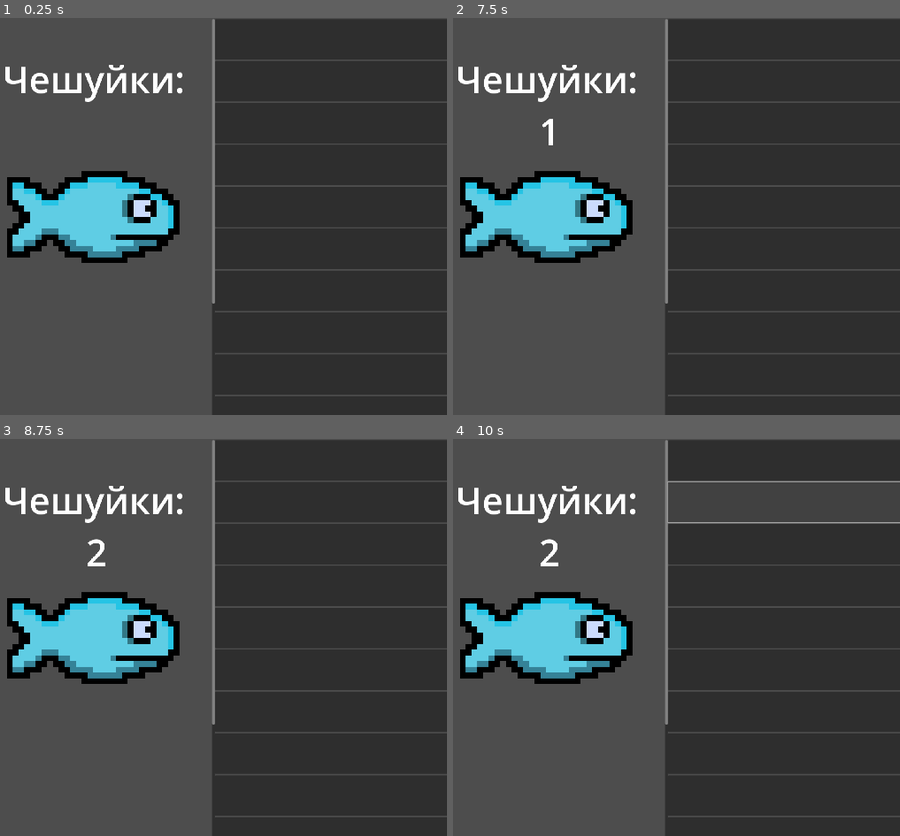
Above: before the commit, frames 1-4 (two rows, left to right).
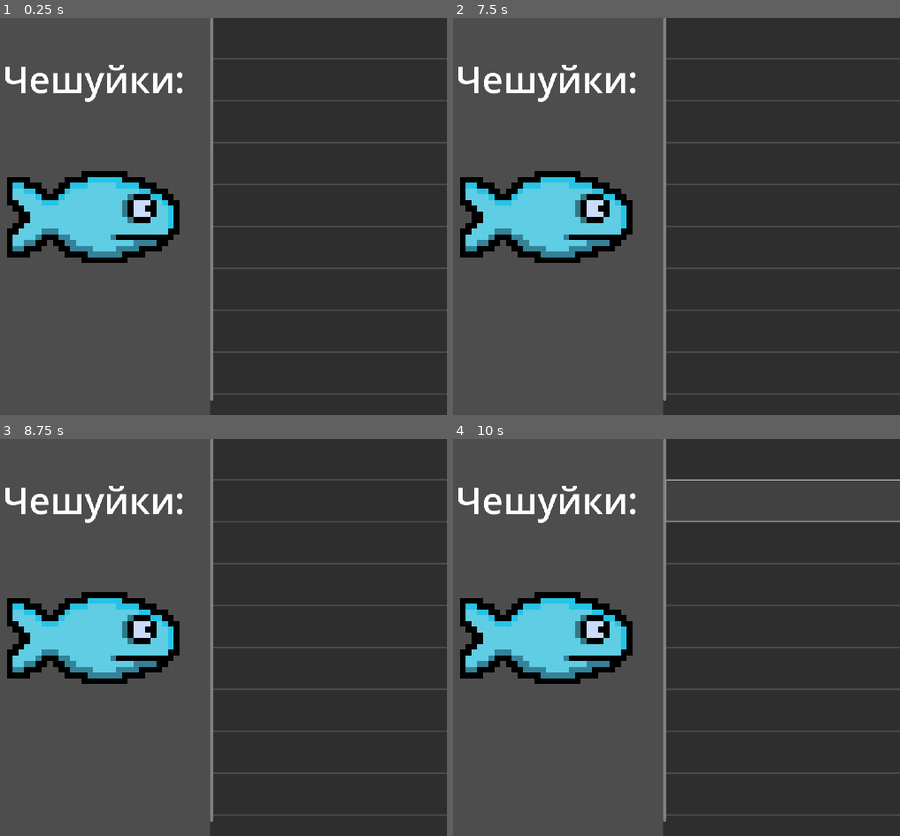
Above: after the commit, the same moments.

Repository: Planeptunia/fish
Game: Godot game, scene res://main_scene.tscn
The game is run twice, just before and just after one commit, with the same random seed, the same clock (stepped at 60 frames per second) and the same inputs.
Inputs (mouse positions are in pixels of both pictures, inside the frame that each line leads up to; where the layout moved, square brackets give the same spot in the first picture):
- Up to frame 1 (0.25 s): no input
- Up to frame 2 (7.5 s): click (783, 37) at 0.5 s; click (783, 81) at 1.25 s; click (783, 121) at 2 s; click (783, 164) at 2.75 s; click (783, 204) [783, 208] at 3.5 s; click (783, 248) at 4.25 s; click (783, 287) [783, 291] at 5 s; click (783, 331) at 5.75 s; click (783, 371) [783, 375] at 6.5 s; click (546, 216) at 7.25 s
- Up to frame 3 (8.75 s): click (93, 637) at 8 s
- Up to frame 4 (10 s): click (783, 458) at 8.75 s; click (783, 502) at 9.5 s

The runs differ from the first frame. In frame 1, 3.6% of the frame differs, in the area x 46-100%, y 0-100%; in frame 2, 3.7%; in frame 3, 3.7%; in frame 4, 4.0%, in the area x 19-100%, y 0-100%.
Error after the commit: Parse Error: Identifier "multiplier" not declared in the current scope. (res://main_scene.gd:47)

Commit message:
scroll_container fix ( +- ), and wrote a bit of code

Diff:
--- a/main_scene.gd
+++ b/main_scene.gd
@@ -1,7 +1,14 @@
 extends Node2D
 var money = 0
-var multiplier = 1
+var timer
+# Множитель увелечения цен строений и заробатка в секунду за одну покупку
+# new_price = last_price * multiplier^n+1 | n = 1
+var multiplier = 1.10
 var click = 1
+var n = 1
+var money_per_second = 0
+var mnp = 0
+# Цены строений
 var price1 = 15
 var price2 = 100
 var price3 = 500
@@ -12,6 +19,17 @@
 var price8 = 1666666
 var price9 = 123456789
 var price10 = 75000000000
+var price = 0
+func init():
+	timer = Timer.new()
+	add_child(timer)
+	timer.autostart = true
+	timer.wait_time = 1
+	timer.connect("timeout", self, "_timeout")
+
+func _timeout():
+	money += money_per_second
+
 # Called when the node enters the scene tree for the first time.
 func _ready():
 	pass # Replace with function body.
@@ -21,7 +39,54 @@
 func _process(delta):
 	pass
 
-
+class towers:
+	func _init_(price, mnp):
+		self.price = price
+		self.mnp = mnp
+	func when_pressed():
+		self.price = self.price * multiplier ** (n + 1)
+		money_per_second += self.mnp
+		self.mnp = self.mnp * multiplier ** (n + 1)
 func _on_fish_click_pressed():
 	money += click * multiplier
 	get_node("Control/Control2/money").text = str(money)
+
+
+func _on_mech_arm_pressed():
+	price1 = price1 * multiplier ** (n + 1)
+	money_per_second += mnp
+
+func _on_fisherman_pressed():
+	price2 = price2 * multiplier ** (n + 1)
+
+
+func _on_lakes_pressed():
+	price3 = price3 * multiplier ** (n + 1)
+
+
+func _on_fish_sellers_pressed():
+	price4 = price4 * multiplier ** (n + 1)
+
+
+func _on_bank_pressed():
+	price5 = price5 * multiplier ** (n + 1)
+
+
+func _on_a_small_part_of_the_sea_pressed():
+	price6 = price6 * multiplier ** (n + 1)
+
+
+func _on_temple_pressed():
+	price7 = price7 * multiplier ** (n + 1)
+
+
+func _on_laboratory_pressed():
+	price8 = price8 * multiplier ** (n + 1)
+
+
+func _on_spaceship_pressed():
+	price9 = price9 * multiplier ** (n + 1)
+
+
+func _on_mage_towers_pressed():
+	price10 = price10 * multiplier ** (n + 1)
--- a/main_scene.tscn
+++ b/main_scene.tscn
@@ -77,10 +77,10 @@
 anchor_top = 0.5
 anchor_right = 1.0
 anchor_bottom = 0.5
-offset_left = 6.0
-offset_top = -539.0
-offset_right = 649.0
-offset_bottom = 602.0
+offset_left = 1.0
+offset_top = -543.0
+offset_right = 644.0
+offset_bottom = 590.0
 grow_horizontal = 0
 grow_vertical = 2
 scale = Vector2(-1, 1)
@@ -89,7 +89,7 @@
 vertical_scroll_mode = 2
 
 [node name="Control" type="VBoxContainer" parent="Control/scroll_container"]
-custom_minimum_size = Vector2(635, 1687)
+custom_minimum_size = Vector2(635, 1232)
 layout_mode = 2
 
 [node name="Mech_arm" type="Button" parent="Control/scroll_container/Control"]
@@ -133,3 +133,13 @@
 layout_mode = 2
 
 [connection signal="pressed" from="Control/fish_click" to="." method="_on_fish_click_pressed"]
+[connection signal="pressed" from="Control/scroll_container/Control/Mech_arm" to="." method="_on_mech_arm_pressed"]
+[connection signal="pressed" from="Control/scroll_container/Control/fisherman" to="." method="_on_fisherman_pressed"]
+[connection signal="pressed" from="Control/scroll_container/Control/Lakes" to="." method="_on_lakes_pressed"]
+[connection signal="pressed" from="Control/scroll_container/Control/Fish_sellers" to="." method="_on_fish_sellers_pressed"]
+[connection signal="pressed" from="Control/scroll_container/Control/Bank" to="." method="_on_bank_pressed"]
+[connection signal="pressed" from="Control/scroll_container/Control/a small part of the sea" to="." method="_on_a_small_part_of_the_sea_pressed"]
+[connection signal="pressed" from="Control/scroll_container/Control/Temple" to="." method="_on_temple_pressed"]
+[connection signal="pressed" from="Control/scroll_container/Control/Laboratory" to="." method="_on_laboratory_pressed"]
+[connection signal="pressed" from="Control/scroll_container/Control/Spaceship" to="." method="_on_spaceship_pressed"]
+[connection signal="pressed" from="Control/scroll_container/Control/Mage towers" to="." method="_on_mage_towers_pressed"]
Not shown, changed: README.md
